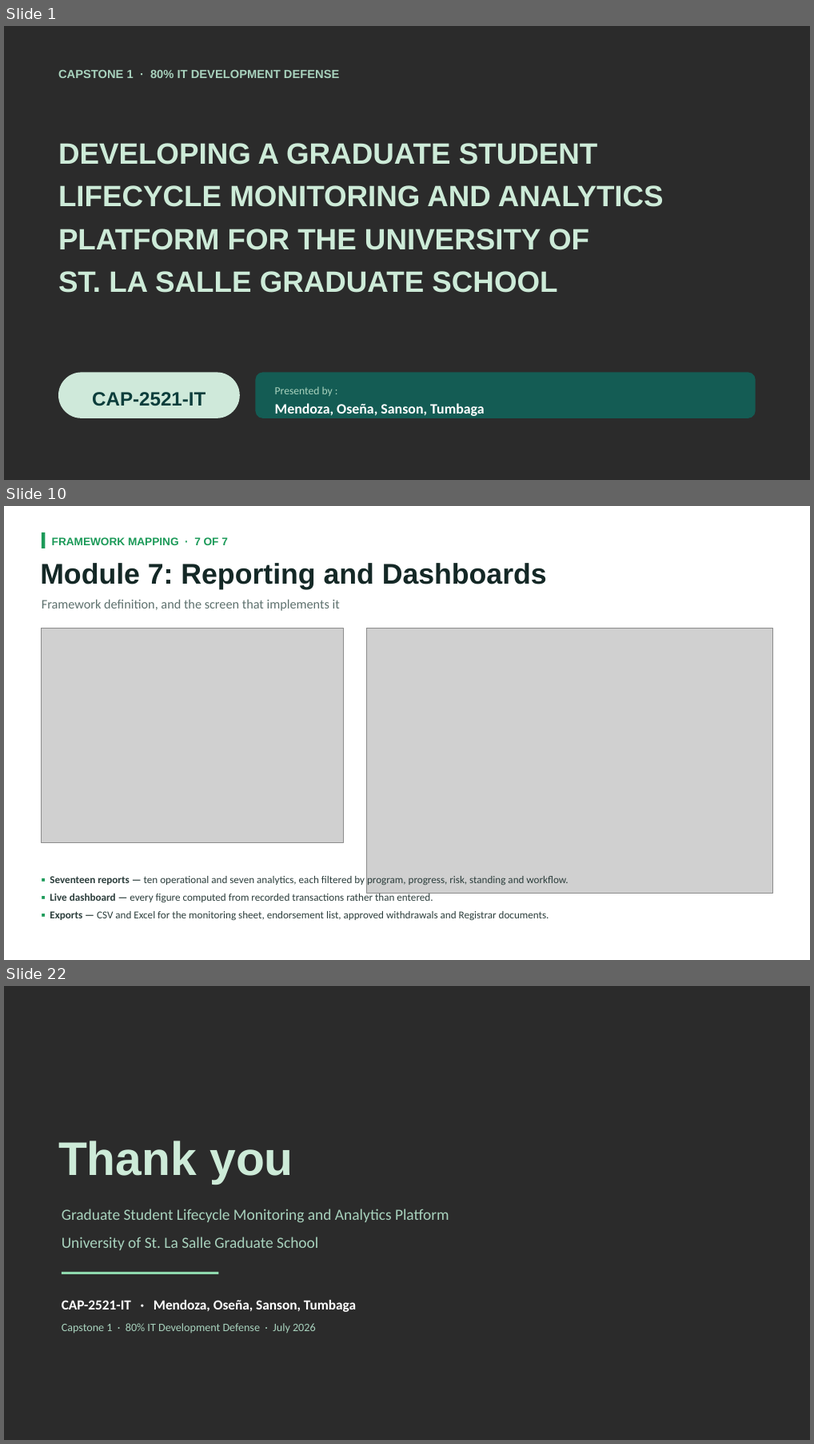
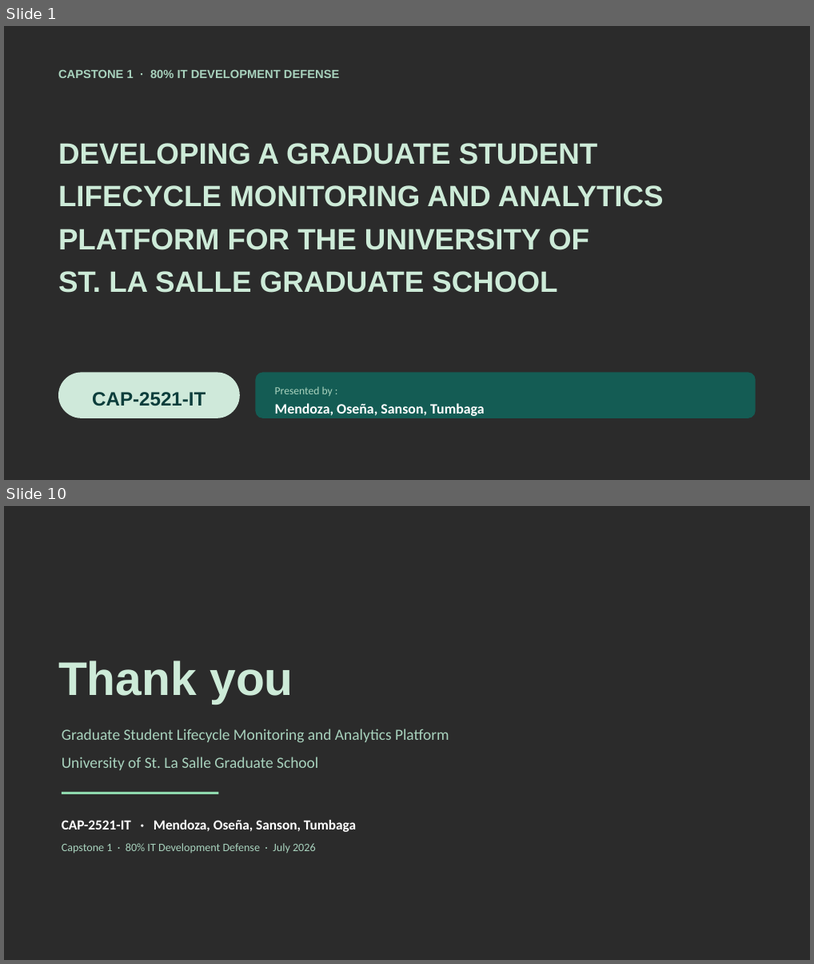
Before and after one commit to miguisanson/CAPSTONE-USLS-MVP, a slide deck: Documents/CAPSTONE_ONLY/CAP-IT1 Defense Deck.pptx. Shown one above the other, each under a label of ours: slides 1, 10 and 22 before the commit, slides 1 and 10 after it; the slides between them are not shown. The pictures are 814x1444 and 814x964 pixels, drawn with LibreOffice and Linux fonts; fonts in the diff are those of the drawing; grey boxes stand for pictures; background and template pictures are left out; a plain dark background stands for a picture behind light text. Boxes give left, top, right and bottom in pixels: in the first picture for what was removed or moved away, otherwise in the second. Text is boxed around its words. In the diff, an @@ line names an element or a change of style, - is before the commit and + after.

Commit message:
document changes

```diff
--- a/Documents/CAPSTONE_ONLY/CAP-IT1 Defense Deck.pptx
+++ b/Documents/CAPSTONE_ONLY/CAP-IT1 Defense Deck.pptx
@@ slide 10 removed at [4,506,810,960], background picture (left out) @@
@@ rectangle removed at [42,532,45,548] @@
@@ text removed at [52,537,228,545] @@
-FRAMEWORK MAPPING · 7 OF 7
@@ text removed at [40,563,547,589] @@
-Module 7: Reporting and Dashboards
@@ text removed at [42,599,340,611] @@
-Framework definition, and the screen that implements it
@@ picture removed at [42,628,344,842] @@
@@ picture removed at [367,628,774,892] @@
@@ text removed at [50,876,568,920] @@
-▪ Seventeen reports — ten operational and seven analytics, each filtered by program, progress, risk, standing and workflow.
-▪ Live dashboard — every figure computed from recorded transactions rather than entered.
-▪ Exports — CSV and Excel for the monitoring sheet, endorsement list, approved withdrawals and Registrar documents.
@@ what was slide 22 is now slide 10 @@
```
Also in this commit, not shown: 6 slides changed, 2 slides added, 13 other slides removed, 7 other files.
